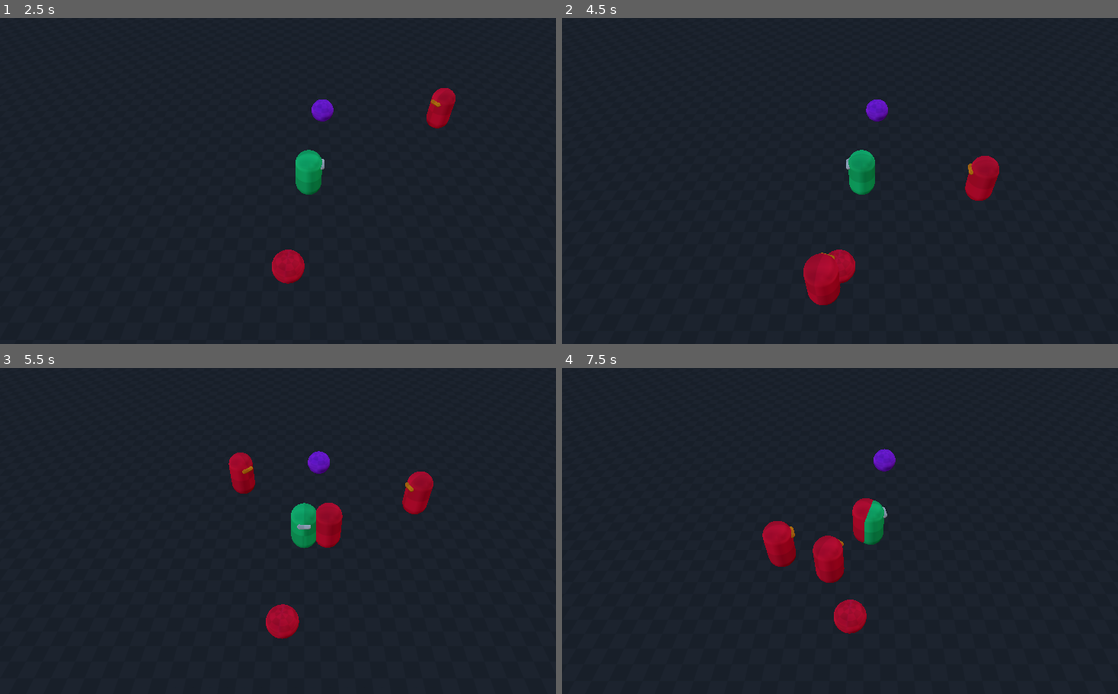
Above: before the commit, frames 1-4 (two rows, left to right).
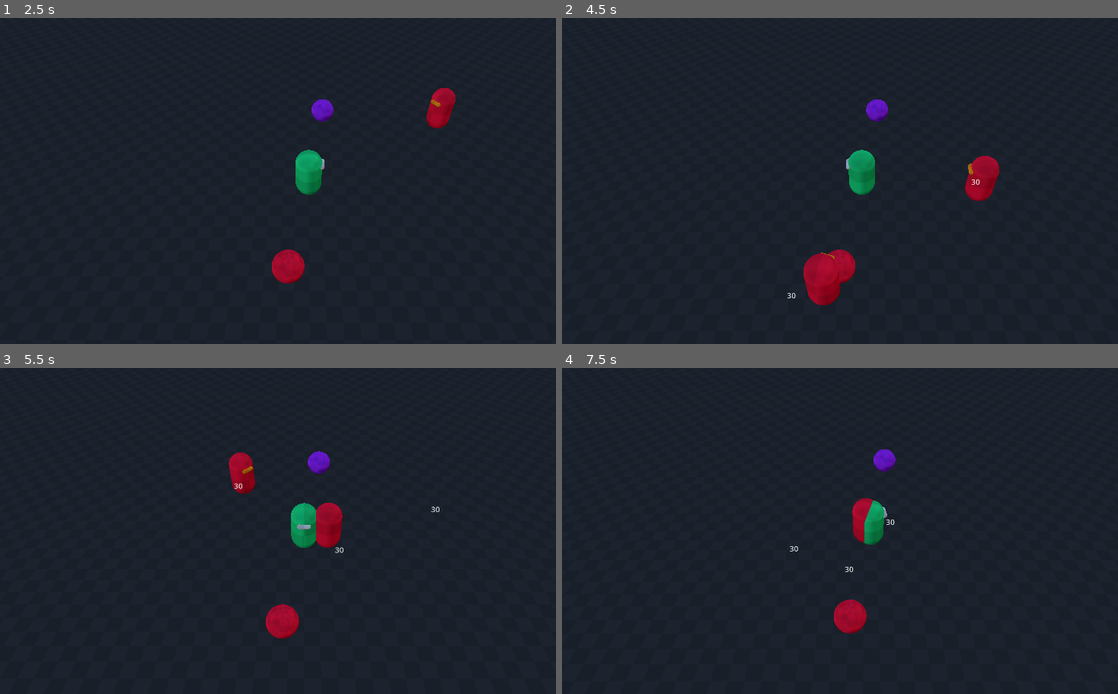
Above: after the commit, the same moments.

Repository: Blizzard4E/way-of-the-elements
Game: Godot game, scene res://contents/levels/prototype.tscn
Same seed, same stepped clock (60 frames per second), same inputs: the game is played once before the commit and once after it.
Inputs (mouse positions are in pixels of both pictures, inside the frame that each line leads up to):
- Up to frame 1 (2.5 s): move the mouse to (439, 154) at 0.52 s; hold D (move_right) 0.53-1.28 s; click (439, 154) at 0.67 s; tap Space (jump) at 0.77, 1.52 s; move the mouse to (183, 190) at 1.27 s; hold S (move_backward) 1.28-2.03 s; move the mouse to (366, 96) at 2.02 s; hold D (move_right) from 2.03 s (still down)
- Up to frame 2 (4.5 s): move the mouse to (834, 242) at 2.77 s; release D (move_right) at 2.78 s; hold W (move_forward) 2.78-3.53 s; click (834, 242) at 2.92 s; tap Space (jump) at 3.02, 3.77 s; move the mouse to (1051, 223) at 3.52 s; hold A (move_left) from 3.53 s (still down); move the mouse to (684, 122) at 4.27 s
- Up to frame 3 (5.5 s): tap Space (jump) at 4.52 s; move the mouse to (333, 524) at 5.02 s; release A (move_left) at 5.03 s; hold S (move_backward) from 5.03 s (still down); click (333, 524) at 5.17 s
- Up to frame 4 (7.5 s): move the mouse to (773, 436) at 5.77 s; release S (move_backward) at 5.78 s; hold D (move_right) 5.78-6.53 s; tap Space (jump) at 6.02, 6.77 s; move the mouse to (1001, 504) at 6.52 s; hold W (move_forward) 6.53-7.28 s; move the mouse to (745, 540) at 7.27 s; hold D (move_right) from 7.28 s (still down); click (745, 540) at 7.42 s

Frame 1 is identical in both runs. In frame 2, less than 0.1% of the frame differs, in the area x 40-76%, y 49-86%; in frame 3, 0.6%; in frame 4, 1.4%, in the area x 36-60%, y 46-66%.

Commit message:
feat(Damage Numbers, Audio, UI): Add floating damage numbers and scythe slash sound
This commit introduces floating damage numbers for attacks, integrates a scythe slash sound effect, and improves UI node structure for feedback.

## Key Changes

* Damage Number System:
  - Added `DamageNumberEmitter` component and script to emit floating damage numbers on damage events
  - Created `damage_number.tscn` scene and `damage_number.gd` script for animated number display
  - Integrated emitter into `enemy.tscn` and connected to health/damage events

* Audio Feedback:
  - Added `scythe_slash.ogg` sound and import config
  - Updated `scythe_slash.tscn` to include `AudioStreamPlayer` and animation tracks for sound playback

* UI Improvements:
  - Updated `prototype.tscn` to add `UI` and `DamageNumbers` nodes for damage number display

* Health Logic:
  - Improved `take_damage` in `health.gd` to handle negative/zero damage and emit events only when appropriate

## Other
* Added unique id files for new scripts/scenes
* Minor node renaming for clarity in level scene

Diff:
--- /dev/null
+++ b/components/damage_number_emitter.gd
@@ -0,0 +1,32 @@
+extends Node
+class_name DamageNumberEmitter
+
+@export var damage_number_scene: PackedScene
+@export var ui_layer_path: NodePath
+
+var _ui_layer: Node = null
+
+func _ready():
+	var health = get_parent().get_node("Health") as Health
+	if health:
+		health.damaged.connect(_on_damaged)
+	var root_ui := get_tree().get_current_scene().get_node("UI")
+	if root_ui:
+		_ui_layer = root_ui.get_node("DamageNumbers")
+		print("UI Layer set to: ", _ui_layer)
+
+func _on_damaged(amount: float):
+	if not damage_number_scene:
+		return
+	var cam := get_viewport().get_camera_3d()
+	if cam == null:
+		return
+
+	var world_pos := get_parent().global_position as Vector3
+	var screen_pos := cam.unproject_position(world_pos)
+
+	var inst = damage_number_scene.instantiate()
+	inst.position = screen_pos
+	inst.set_amount(amount)
+
+	_ui_layer.add_child(inst)
--- a/components/stats/health.gd
+++ b/components/stats/health.gd
@@ -16,7 +16,14 @@
 			health_hit_zero.emit()
 
 func take_damage(amount: float):
-	current_hp -= amount
+	if amount <= 0:
+		return
+	if current_hp <= 0:
+		return
+	if current_hp - amount < 0:
+		current_hp = 0
+	else:
+		current_hp -= amount
 	damaged.emit(amount)
 
 func heal(amount: float):
--- a/contents/abilities/scenes/scythe_slash.tscn
+++ b/contents/abilities/scenes/scythe_slash.tscn
@@ -5,6 +5,7 @@
 [ext_resource type="Texture2D" uid="uid://cr5mpcg8xb1un" path="res://assets/textures/prototype_tiles/Purple/texture_08.png" id="3_snpj0"]
 [ext_resource type="Script" uid="uid://croicmxlcgnax" path="res://components/follow_owner.gd" id="4_lg7je"]
 [ext_resource type="Script" uid="uid://dh1fwongxp6sm" path="res://components/lifetime.gd" id="5_o2pc7"]
+[ext_resource type="AudioStream" uid="uid://h8sbxbpbmfj0" path="res://contents/sounds/scythe_slash.ogg" id="6_o2pc7"]
 
 [sub_resource type="SphereShape3D" id="SphereShape3D_x08pd"]
 radius = 6.0
@@ -35,6 +36,18 @@
 "update": 1,
 "values": [true]
 }
+tracks/2/type = "value"
+tracks/2/imported = false
+tracks/2/enabled = true
+tracks/2/path = NodePath("AudioStreamPlayer:playing")
+tracks/2/interp = 1
+tracks/2/loop_wrap = true
+tracks/2/keys = {
+"times": PackedFloat32Array(0),
+"transitions": PackedFloat32Array(1),
+"update": 1,
+"values": [false]
+}
 
 [sub_resource type="Animation" id="Animation_o2pc7"]
 resource_name = "ScytheSlash"
@@ -57,10 +70,22 @@
 tracks/1/interp = 1
 tracks/1/loop_wrap = true
 tracks/1/keys = {
-"times": PackedFloat32Array(0, 0.8, 0.96666664),
+"times": PackedFloat32Array(0, 0.3, 0.73333335),
 "transitions": PackedFloat32Array(1, 1, 1),
 "update": 1,
 "values": [false, true, false]
+}
+tracks/2/type = "value"
+tracks/2/imported = false
+tracks/2/enabled = true
+tracks/2/path = NodePath("AudioStreamPlayer:playing")
+tracks/2/interp = 1
+tracks/2/loop_wrap = true
+tracks/2/keys = {
+"times": PackedFloat32Array(0.23333333),
+"transitions": PackedFloat32Array(1),
+"update": 1,
+"values": [true]
 }
 
 [sub_resource type="AnimationLibrary" id="AnimationLibrary_88r0y"]
@@ -110,3 +135,6 @@
 [node name="Lifetime" type="Node" parent="." unique_id=489606909]
 script = ExtResource("5_o2pc7")
 metadata/_custom_type_script = "uid://dh1fwongxp6sm"
+
+[node name="AudioStreamPlayer" type="AudioStreamPlayer" parent="." unique_id=1920820789]
+stream = ExtResource("6_o2pc7")
--- /dev/null
+++ b/contents/effects/scenes/damage_number.tscn
@@ -0,0 +1,19 @@
+[gd_scene format=3 uid="uid://dm11ey0s78w6v"]
+
+[ext_resource type="Script" uid="uid://dgoa0uov62nf1" path="res://contents/effects/scripts/damage_number.gd" id="1_t7j8i"]
+
+[node name="Control" type="Control" unique_id=569414654 node_paths=PackedStringArray("label")]
+layout_mode = 3
+anchors_preset = 15
+anchor_right = 1.0
+anchor_bottom = 1.0
+grow_horizontal = 2
+grow_vertical = 2
+script = ExtResource("1_t7j8i")
+label = NodePath("Label")
+
+[node name="Label" type="Label" parent="." unique_id=2035437720]
+layout_mode = 0
+offset_right = 40.0
+offset_bottom = 23.0
+theme_override_font_sizes/font_size = 24
--- /dev/null
+++ b/contents/effects/scripts/damage_number.gd
@@ -0,0 +1,20 @@
+extends Control
+class_name DamageNumber2D
+
+@export var float_speed := 60.0
+@export var lifetime := 0.8
+
+@export var label: Label
+
+var _time := 0.0
+
+func set_amount(amount: float):
+	label.text = str(roundi(amount))
+
+func _process(delta):
+	_time += delta
+	position.y -= float_speed * delta
+	modulate.a = 1.0 - (_time / lifetime)
+
+	if _time >= lifetime:
+		queue_free()
--- a/contents/levels/prototype.tscn
+++ b/contents/levels/prototype.tscn
@@ -58,7 +58,7 @@
 enemy_scene = ExtResource("3_7fmhn")
 metadata/_custom_type_script = "uid://wy70urcrf6yt"
 
-[node name="CanvasLayer" parent="." unique_id=558184367 instance=ExtResource("6_1ixuk")]
+[node name="DebugMenu" parent="." unique_id=558184367 instance=ExtResource("6_1ixuk")]
 
 [node name="AbilitiesSystem" type="Node" parent="." unique_id=320432246]
 script = ExtResource("7_8y2k3")
@@ -73,3 +73,13 @@
 
 [node name="DeathSystem" type="Node" parent="." unique_id=1682242924]
 script = ExtResource("10_ggh40")
+
+[node name="AudioListener3D" type="AudioListener3D" parent="." unique_id=887493466]
+
+[node name="UI" type="CanvasLayer" parent="." unique_id=930757825]
+
+[node name="DamageNumbers" type="Control" parent="UI" unique_id=2088323506]
+layout_mode = 3
+anchors_preset = 0
+offset_right = 40.0
+offset_bottom = 40.0
--- a/entities/enemy.tscn
+++ b/entities/enemy.tscn
@@ -10,7 +10,9 @@
 [ext_resource type="Script" uid="uid://50waajq81cv1" path="res://components/stats/movement_speed.gd" id="8_f71c5"]
 [ext_resource type="Script" uid="uid://cwy7b7q18polr" path="res://components/hurt_box.gd" id="9_f71c5"]
 [ext_resource type="Script" uid="uid://c0k8wgwhxexlx" path="res://components/visual_flash.gd" id="10_adrne"]
+[ext_resource type="Script" uid="uid://c7hb7ap53tl88" path="res://components/damage_number_emitter.gd" id="12_5ku5l"]
 [ext_resource type="Script" uid="uid://bhgtkebcur28d" path="res://components/abilities.gd" id="12_nfp2m"]
+[ext_resource type="PackedScene" uid="uid://dm11ey0s78w6v" path="res://contents/effects/scenes/damage_number.tscn" id="13_5ku5l"]
 
 [sub_resource type="CapsuleMesh" id="CapsuleMesh_e13xq"]
 
@@ -91,3 +93,8 @@
 [node name="Abilities" type="Node" parent="." unique_id=1817213811]
 script = ExtResource("12_nfp2m")
 metadata/_custom_type_script = "uid://bhgtkebcur28d"
+
+[node name="DamageNumberEmitter" type="Node" parent="." unique_id=1330291526]
+script = ExtResource("12_5ku5l")
+damage_number_scene = ExtResource("13_5ku5l")
+metadata/_custom_type_script = "uid://c7hb7ap53tl88"
Not shown, added: components/damage_number_emitter.gd.uid
Not shown, added: contents/effects/scripts/damage_number.gd.uid
Not shown, added: contents/sounds/scythe_slash.ogg.import
Not shown, added: contents/sounds/scythe_slash.ogg
